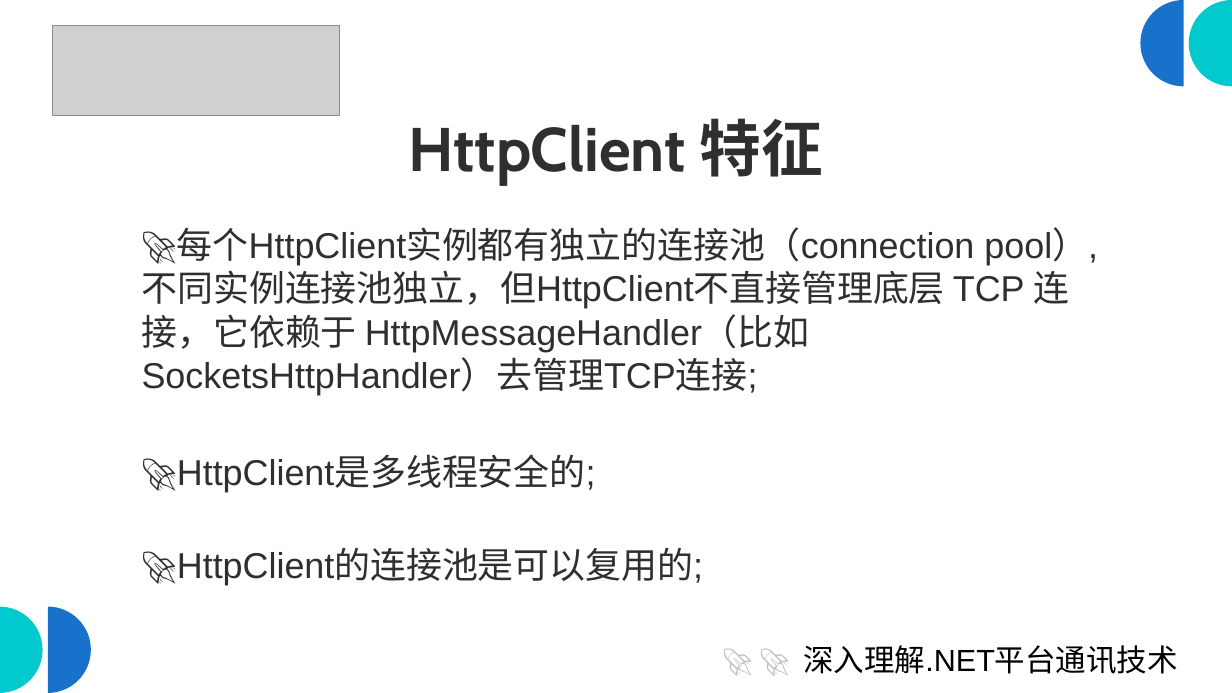
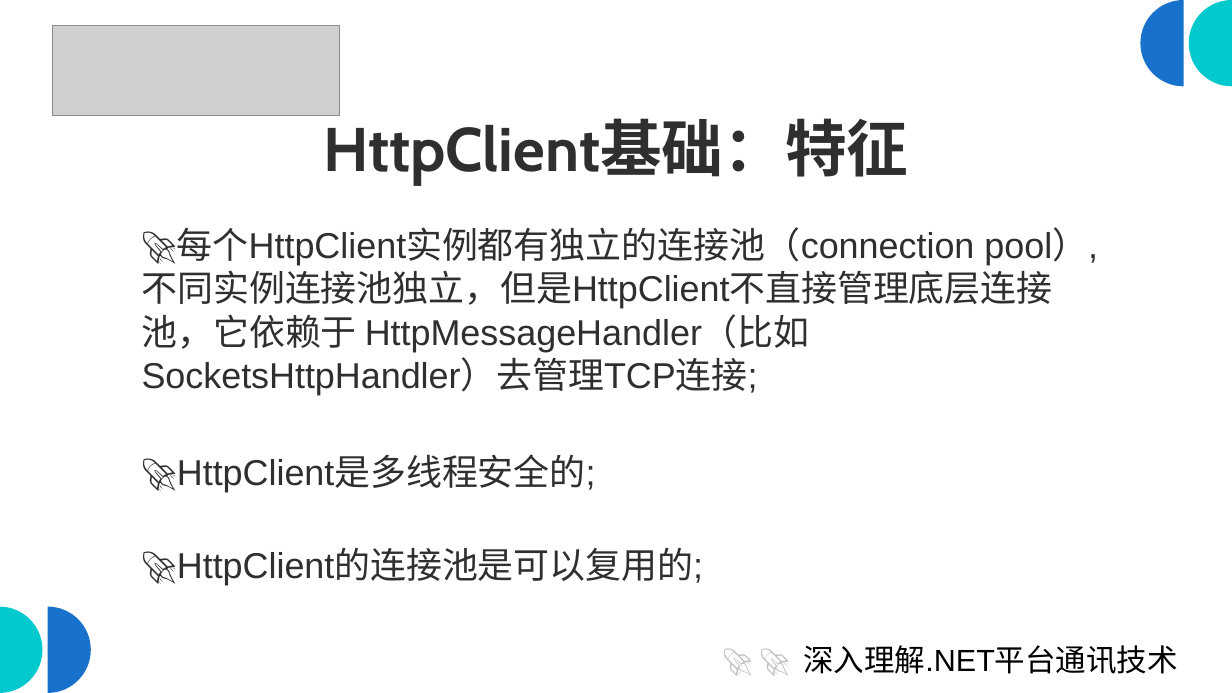
Before and after one commit to scottfly189/dotnet_net_course, a slide deck: slide 4 of src/1.HttpClientDemo/HttpClient_IHttpClientFactory_Polly.odp. Drawn at 1232x693 pixels with LibreOffice and Linux fonts; fonts in the diff are those of the drawing; grey boxes stand for pictures. Boxes give left, top, right and bottom in pixels: in the first picture for what was removed or moved away, otherwise in the second. Text is boxed around its words. In the diff, an @@ line names an element or a change of style, - is before the commit and + after.

```diff
--- a/src/1.HttpClientDemo/HttpClient_IHttpClientFactory_Polly.odp
+++ b/src/1.HttpClientDemo/HttpClient_IHttpClientFactory_Polly.odp
@@ title at [324,119,909,185]: text changed @@
-HttpClient 特征
+HttpClient基础：特征
@@ text at [142,228,1098,395]: text changed @@
-🚀每个HttpClient实例都有独立的连接池（connection pool）,不同实例连接池独立，但HttpClient不直接管理底层 TCP 连接，它依赖于 HttpMessageHandler（比如 SocketsHttpHandler）去管理TCP连接;
+🚀每个HttpClient实例都有独立的连接池（connection pool）,不同实例连接池独立，但是HttpClient不直接管理底层连接池，它依赖于 HttpMessageHandler（比如 SocketsHttpHandler）去管理TCP连接;
```
Also in this commit, not shown: 15 other slides changed, 1 slide added, 1 slide removed, 18 other files.
